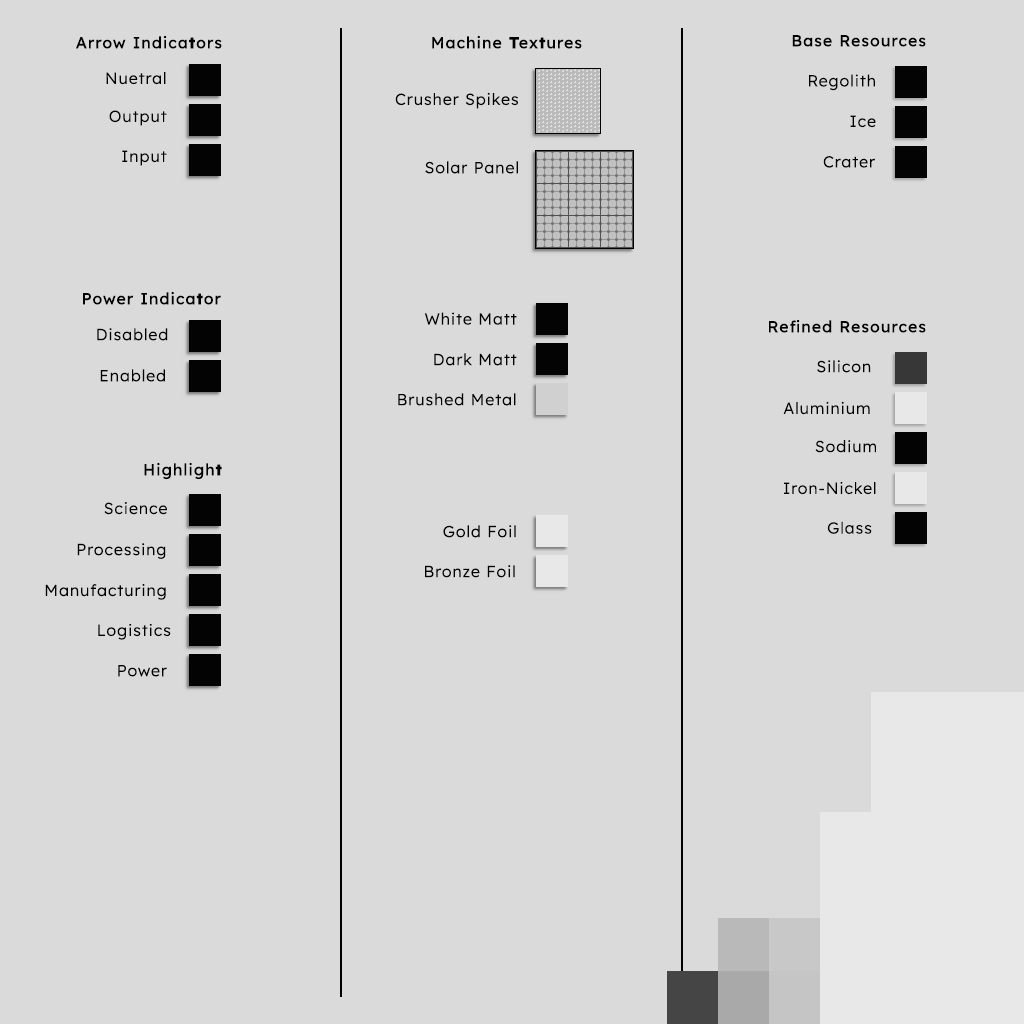
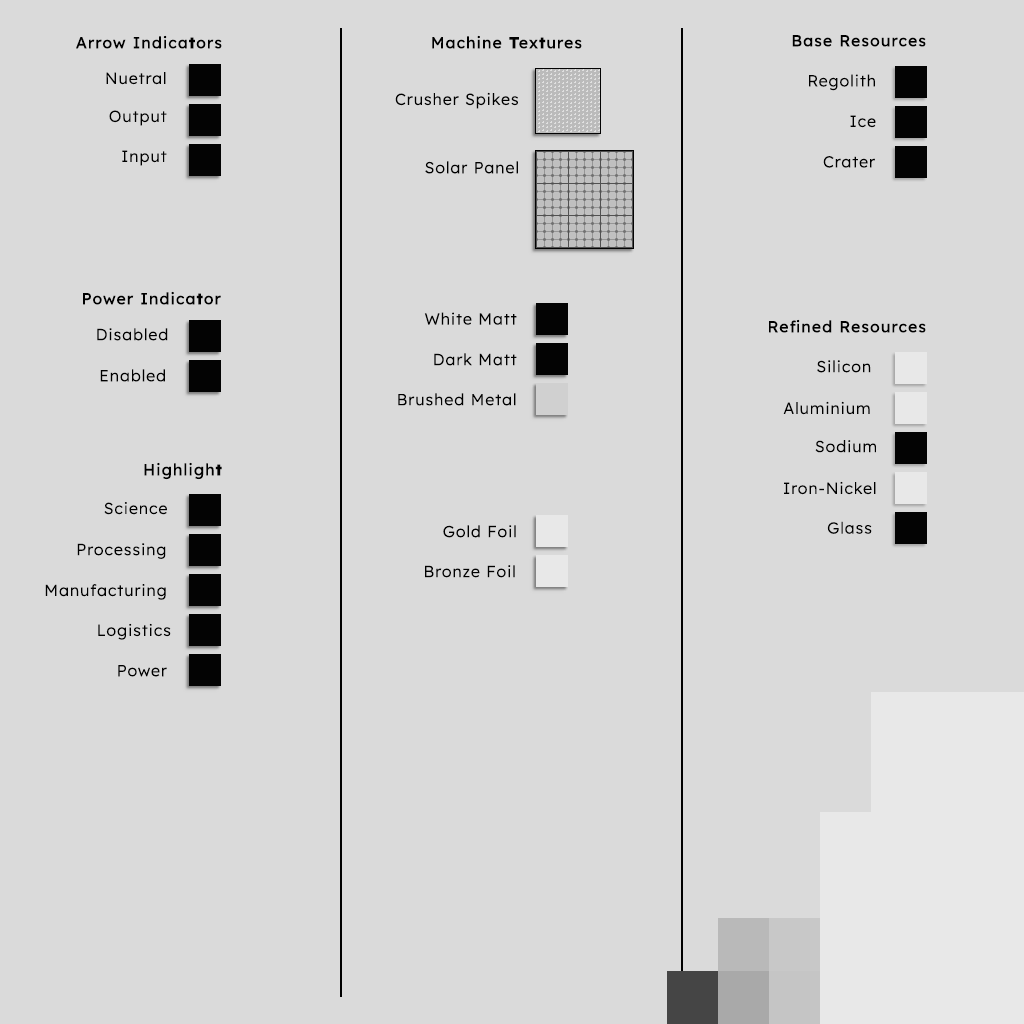
Revision of a layered 1024×1024 image; what changed, layer by layer:
painted on "Rectangle 1 copy 9" (3rd of 3, in "Blocks") over <box>895,352,927,384</box>
